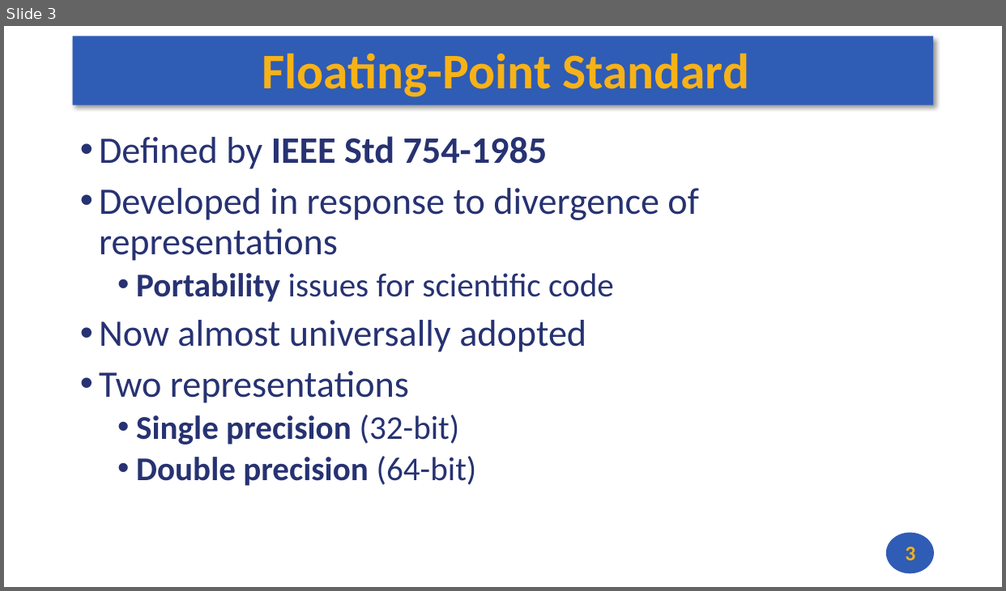
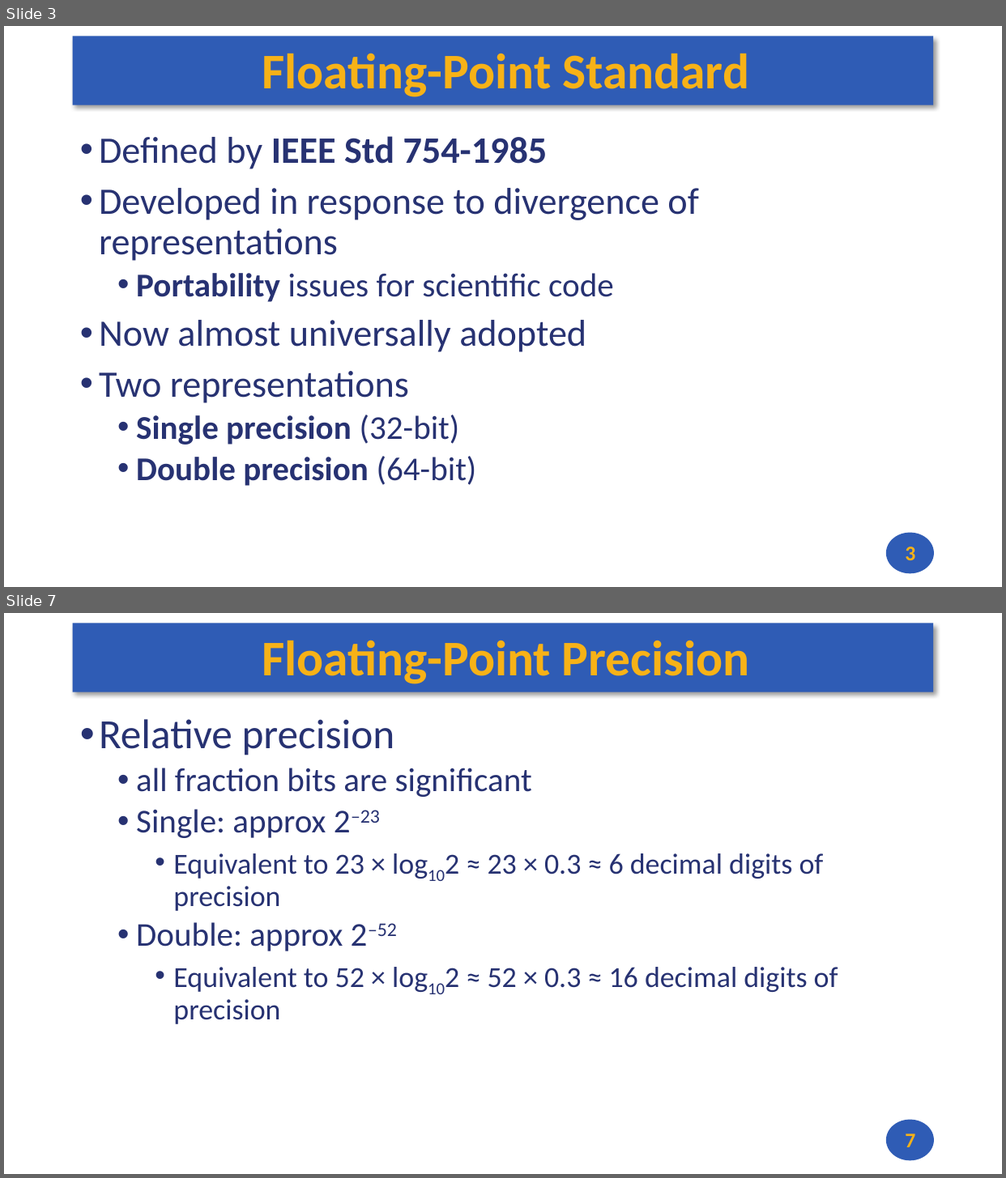
Before and after one commit to andrewt0301/hse-acos-course, a slide deck: docs/part1ca/09_FP/CA_Lecture_09.pptx. Shown one above the other, each under a label of ours: slide 3 before the commit, slides 3 and 7 after it; the slides between them are not shown. The pictures are 1006x591 and 1006x1178 pixels, drawn with LibreOffice and Linux fonts; fonts in the diff are those of the drawing. Boxes give left, top, right and bottom in pixels: in the first picture for what was removed or moved away, otherwise in the second. Text is boxed around its words. In the diff, an @@ line names an element or a change of style, - is before the commit and + after.

```diff
--- a/docs/part1ca/09_FP/CA_Lecture_09.pptx
+++ b/docs/part1ca/09_FP/CA_Lecture_09.pptx
@@ slide 7 added at (4, 613, 1002, 1174), background #FFFFFF; not listed: 2 template elements that a slide beside it also shows @@
@@ title added at (262, 640, 749, 684), 48 pt, text #F7B217, bold @@
+Floating-Point Precision
@@ text added at (99, 719, 838, 1024), 28 pt, text #273272 @@
+• Relative precision
+  • all fraction bits are significant
+  • Single: approx 2–23
+    • Equivalent to 23 × log102 ≈ 23 × 0.3 ≈ 6 decimal digits of precision
+  • Double: approx 2–52
+    • Equivalent to 52 × log102 ≈ 52 × 0.3 ≈ 16 decimal digits of precision
@@ page number added at (905, 1134, 915, 1148), 20 pt, text #F7B217, bold @@
+7
```
Also in this commit, not shown: 2 slides changed, 5 other slides added, 2 other files.
